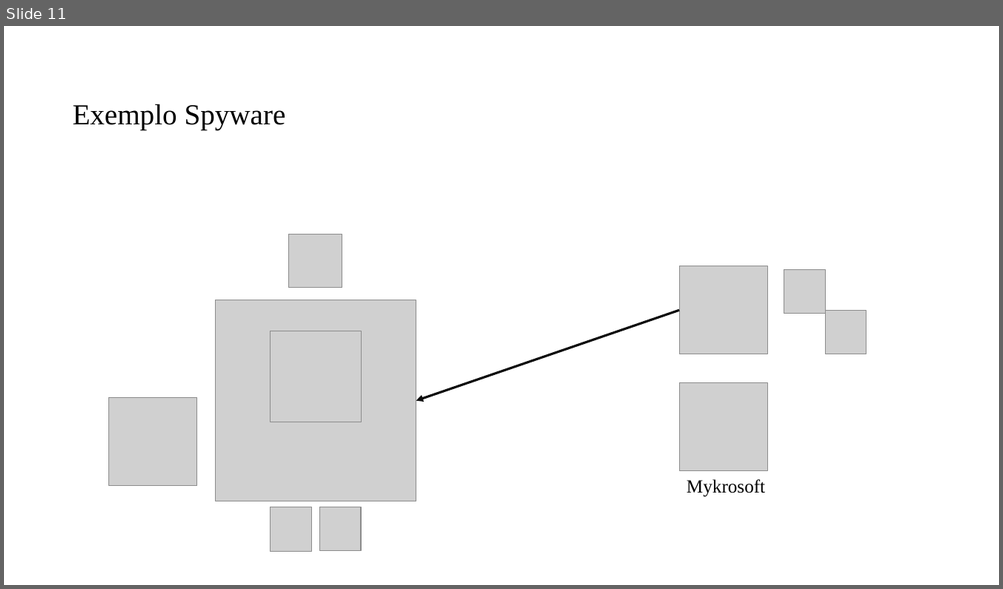
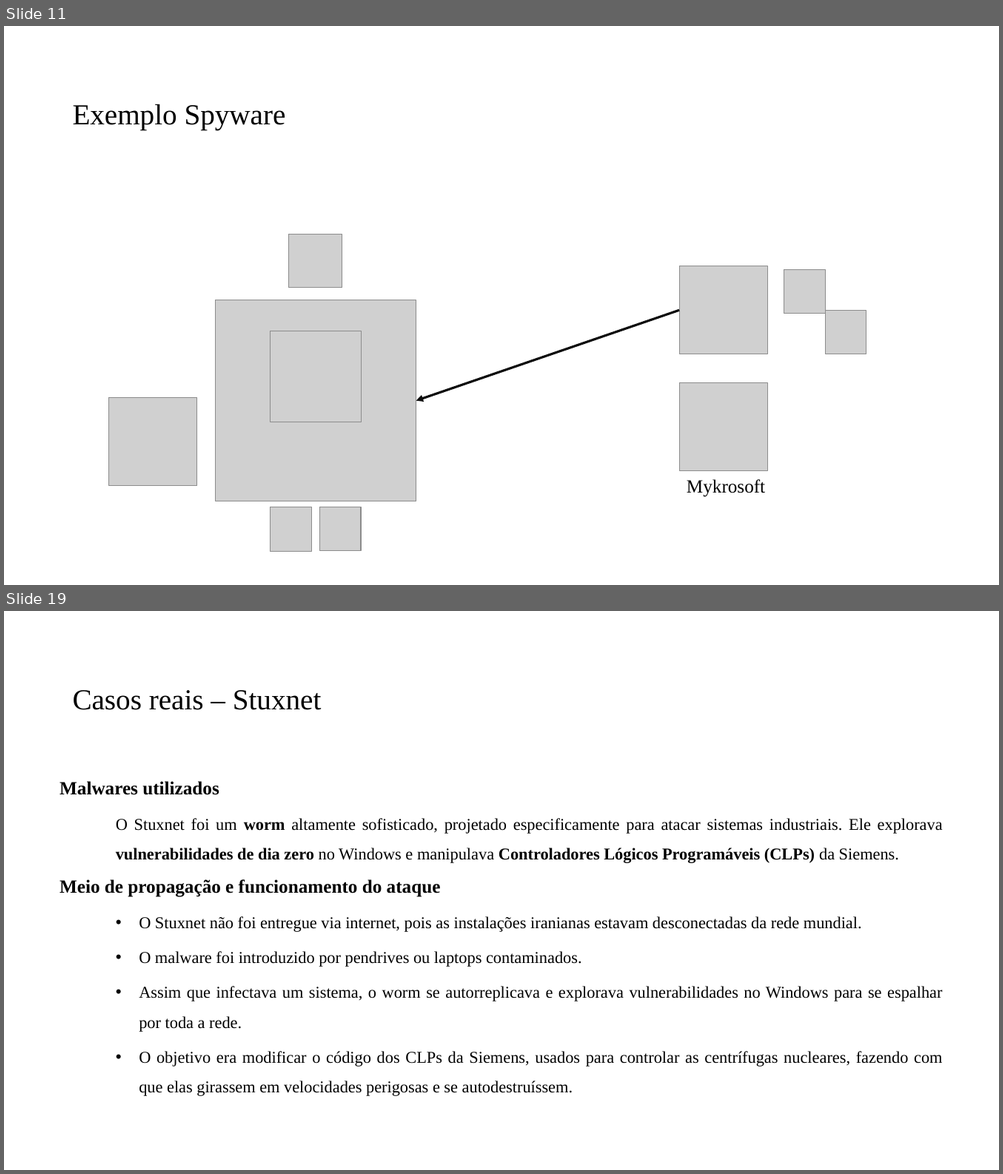
Before and after one commit to PedroMiho/UMC, a slide deck: Segurança da Informação/Aula 02 - Ameaças Ciberneticas/Ameaças Ciberneticas.pptx. Shown one above the other, each under a label of ours: slide 11 before the commit, slides 11 and 19 after it; the slides between them are not shown. The pictures are 1003x589 and 1003x1174 pixels, drawn with LibreOffice and Linux fonts; fonts in the diff are those of the drawing; grey boxes stand for pictures; background and template pictures are left out. Boxes give left, top, right and bottom in pixels: in the first picture for what was removed or moved away, otherwise in the second. Text is boxed around its words. In the diff, an @@ line names an element or a change of style, - is before the commit and + after.

```diff
--- a/Segurança da Informação/Aula 02 - Ameaças Ciberneticas/Ameaças Ciberneticas.pptx
+++ b/Segurança da Informação/Aula 02 - Ameaças Ciberneticas/Ameaças Ciberneticas.pptx
@@ slide 19 added at box(4, 611, 999, 1170), background #FFFFFF @@
@@ title added at box(73, 690, 321, 710), 28 pt, text #000000 @@
+Casos reais – Stuxnet
@@ text added at box(60, 781, 942, 1096), 16 pt, text #000000 @@
+Malwares utilizados
+  O Stuxnet foi um worm altamente sofisticado, projetado especificamente para atacar sistemas industriais. Ele explorava vulnerabilidades de dia zero no Windows e manipulava Controladores Lógicos Programáveis (CLPs) da Siemens.
+Meio de propagação e funcionamento do ataque
+  • O Stuxnet não foi entregue via internet, pois as instalações iranianas estavam desconectadas da rede mundial.
+  • O malware foi introduzido por pendrives ou laptops contaminados.
+  • Assim que infectava um sistema, o worm se autorreplicava e explorava vulnerabilidades no Windows para se espalhar por toda a rede.
+  • O objetivo era modificar o código dos CLPs da Siemens, usados para controlar as centrífugas nucleares, fazendo com que elas girassem em velocidades perigosas e se autodestruíssem.
```
Also in this commit, not shown: 6 slides changed, 10 other slides added, 15 other files.
